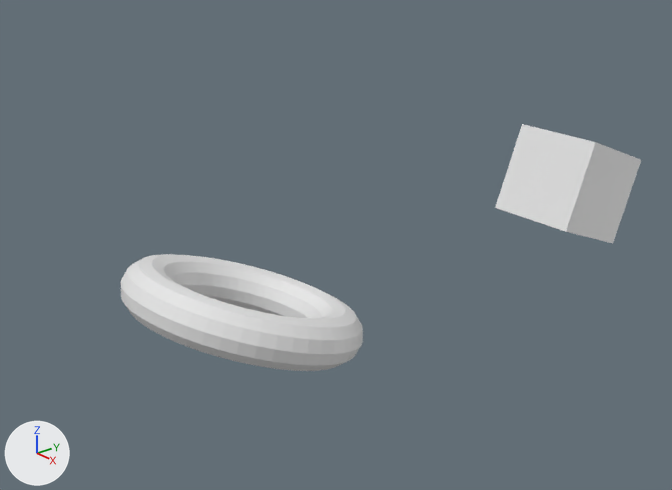
Renders of the Blender file sessions2024.blend from each side of a commit.
Rendered twice from a 50 mm camera at (5.69, -5.25, 3.48) aimed at (-0.63, 0.02, 0.17). Lighting does not change. The marker at lower left points along +X, +Y and +Z. Both versions are drawn at frame 26 of the action 'TorusAction'; the numbers are the values there.
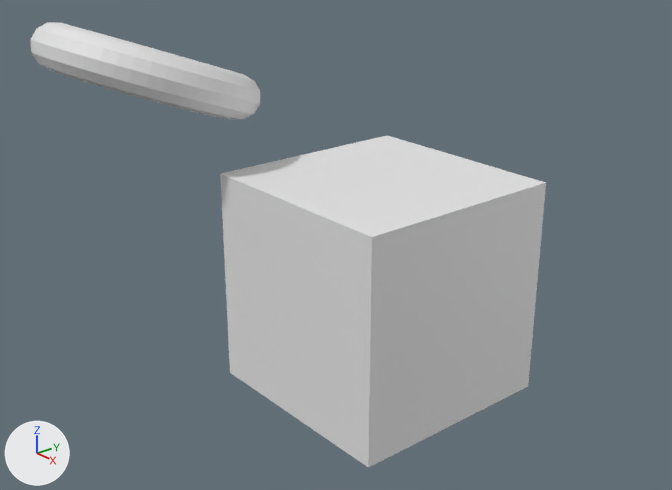
What differs and where, as boxes [x1, y1, x2, y2] in the pictures (672 x 490 px):
'Cube', moved, turned, rescaled
    before: [495, 124, 641, 243]
    after: [220, 135, 546, 468]
'Torus', moved, turned
    before: [120, 254, 363, 371]
    after: [30, 22, 260, 119]

What the commit changed:
Object 'Cube' (ob_cube) turns from (-22, 0, 0) to (0, 0, 0) degrees about x, y and z.
Object 'Cube' (ob_cube) is rescaled from (0.404, 0.404, 0.404) to (1.0, 1.0, 1.0).
Object 'Cube' (ob_cube) moves from (0.749, 1.661, 0.786) to (0.0, 0.0, 0.0).
Object 'Torus' (ob_torus) moves from (-0.347, -1.245, 0.0) to (-1.931, -1.124, 1.77).
Object 'Torus' (ob_torus) turns from (-20, 0, 0) to (-20, 0, 0) degrees about x, y and z.
